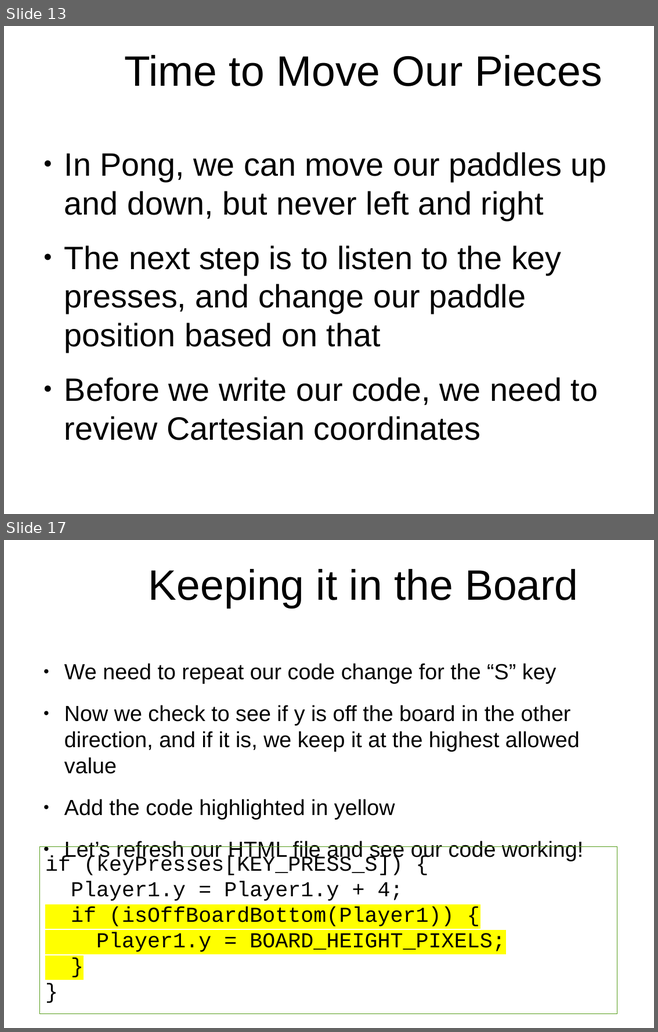
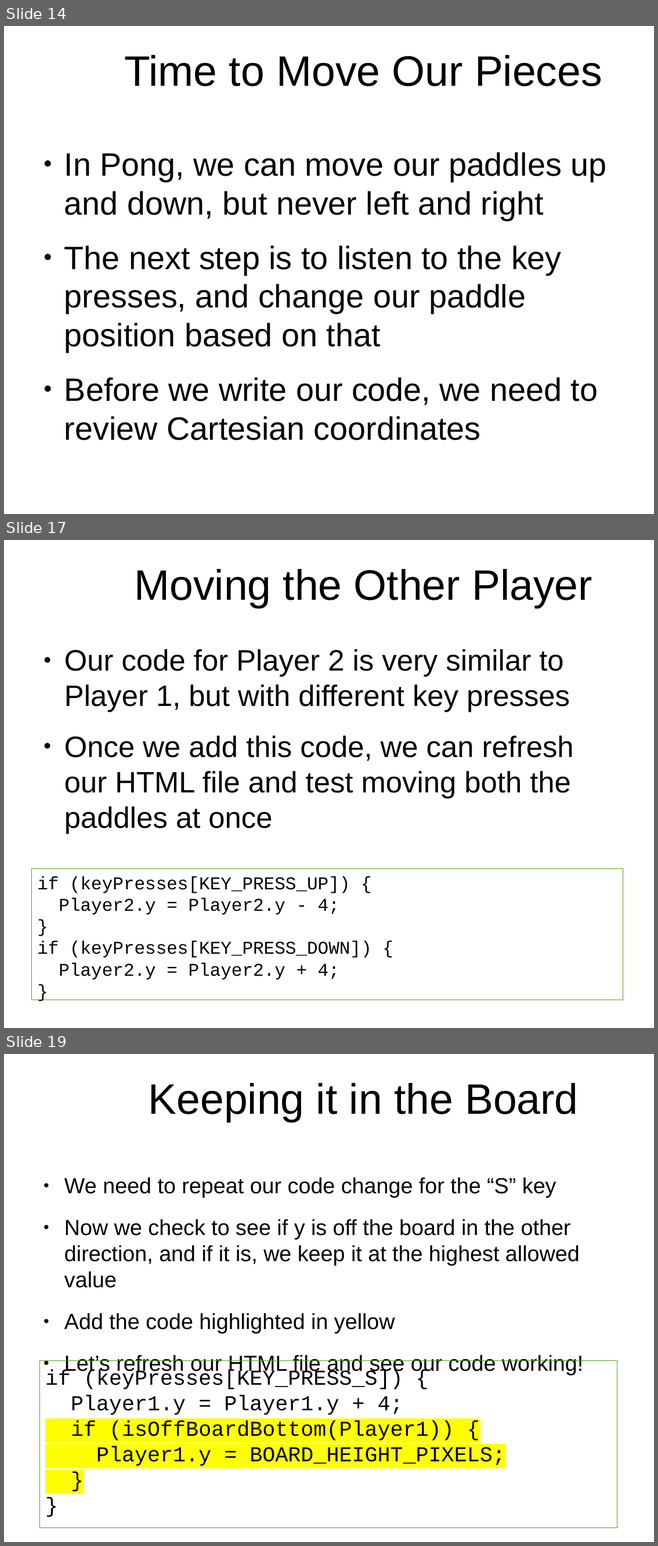
Before and after one commit to originalgrego/PaddleBattle, a slide deck: PaddleBattle - Explorathon 2017.odp. Shown one above the other, each under a label of ours: slides 13 and 17 before the commit, slides 14, 17 and 19 after it; the slides between them are not shown. The pictures are 658x1032 and 658x1546 pixels, drawn with LibreOffice and Linux fonts; fonts in the diff are those of the drawing; background and template pictures are left out. Boxes give left, top, right and bottom in pixels: in the first picture for what was removed or moved away, otherwise in the second. Text is boxed around its words. In the diff, an @@ line names an element or a change of style, - is before the commit and + after.

```diff
--- a/PaddleBattle - Explorathon 2017.odp
+++ b/PaddleBattle - Explorathon 2017.odp
@@ slide 17 added at box(4, 540, 654, 1028), background picture (left out) @@
@@ title added at box(134, 569, 592, 608), 51.9 pt, text #000000 @@
+Moving the Other Player
@@ text added at box(64, 649, 574, 833), 36 pt, text #000000 @@
+● Our code for Player 2 is very similar to Player 1, but with different key presses
+● Once we add this code, we can refresh our HTML file and test moving both the paddles at once
@@ rectangle added at box(32, 868, 623, 1000), outline #579D1C 0 pt, 22 pt, text #000000 @@
+if (keyPresses[KEY_PRESS_UP]) {
+Player2.y = Player2.y - 4;
+}
+if (keyPresses[KEY_PRESS_DOWN]) {
+Player2.y = Player2.y + 4;
+}
@@ what was slide 13 is now slide 14 @@
@@ what was slide 17 is now slide 19 @@
```
Also in this commit, not shown: 13 slides changed, 1 other slide added, 2 other files.
